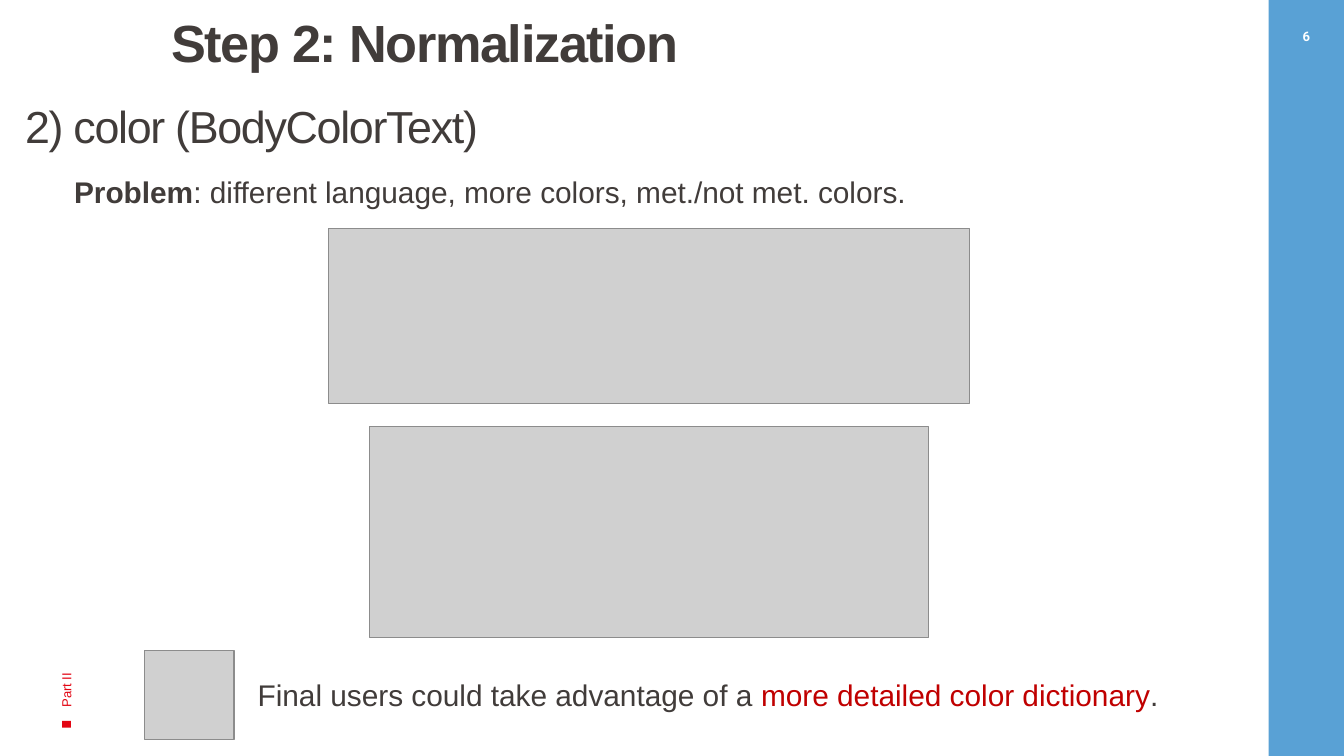
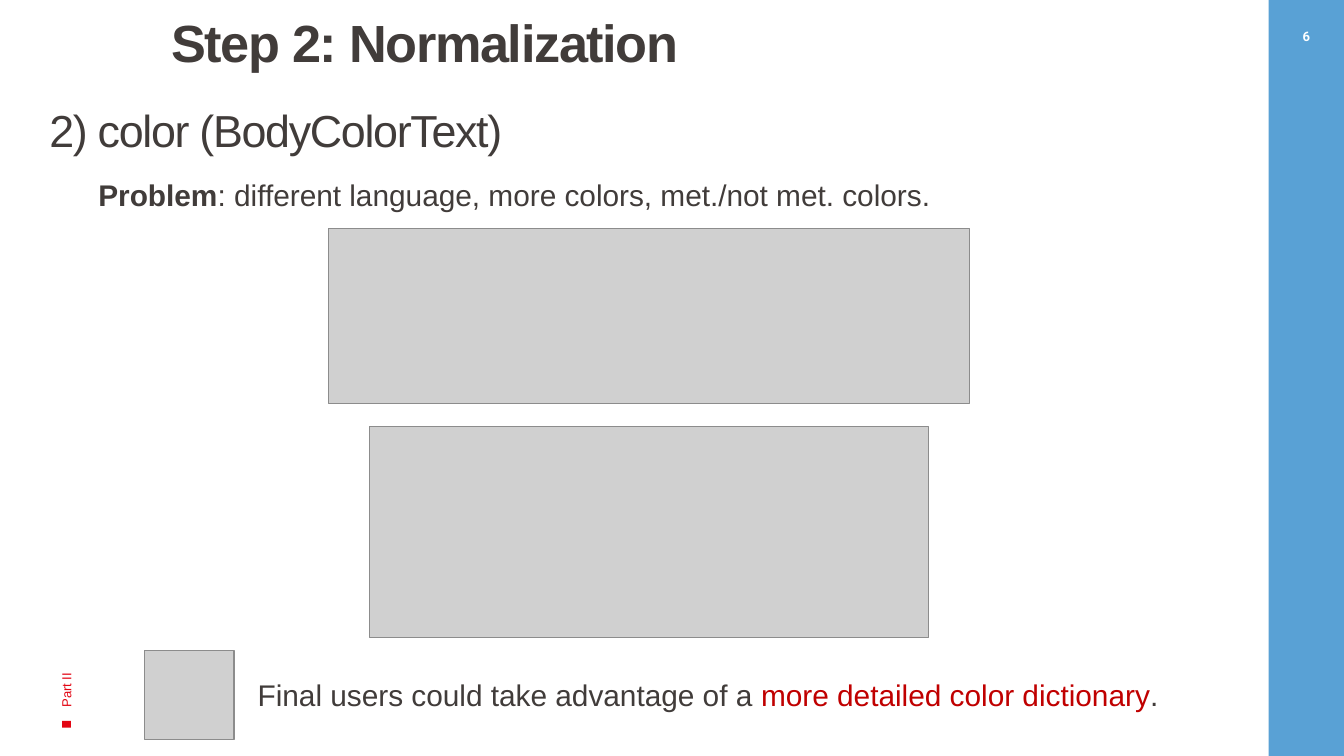
Before and after one commit to pierluigisegatto/Onedot_remote_data_task, a slide deck: slide 7 of customer_presentation/onedot_customer_presentation.pptx. Drawn at 1344x756 pixels with LibreOffice and Linux fonts; fonts in the diff are those of the drawing; grey boxes stand for pictures; background and template pictures are left out. Boxes give left, top, right and bottom in pixels: in the first picture for what was removed or moved away, otherwise in the second. Text is boxed around its words. In the diff, an @@ line names an element or a change of style, - is before the commit and + after.

```diff
--- a/customer_presentation/onedot_customer_presentation.pptx
+++ b/customer_presentation/onedot_customer_presentation.pptx
@@ rectangle: place and size @@
-rectangle at [255,132,304,181]
+rectangle at [280,134,328,184]
@@ 2 texts, 1 rectangle: place and size @@
-2 texts, 1 rectangle at [25,110,906,208]
+2 texts, 1 rectangle at [49,114,930,211]
```
Also in this commit, not shown: 11 other slides changed, 2 other files.
